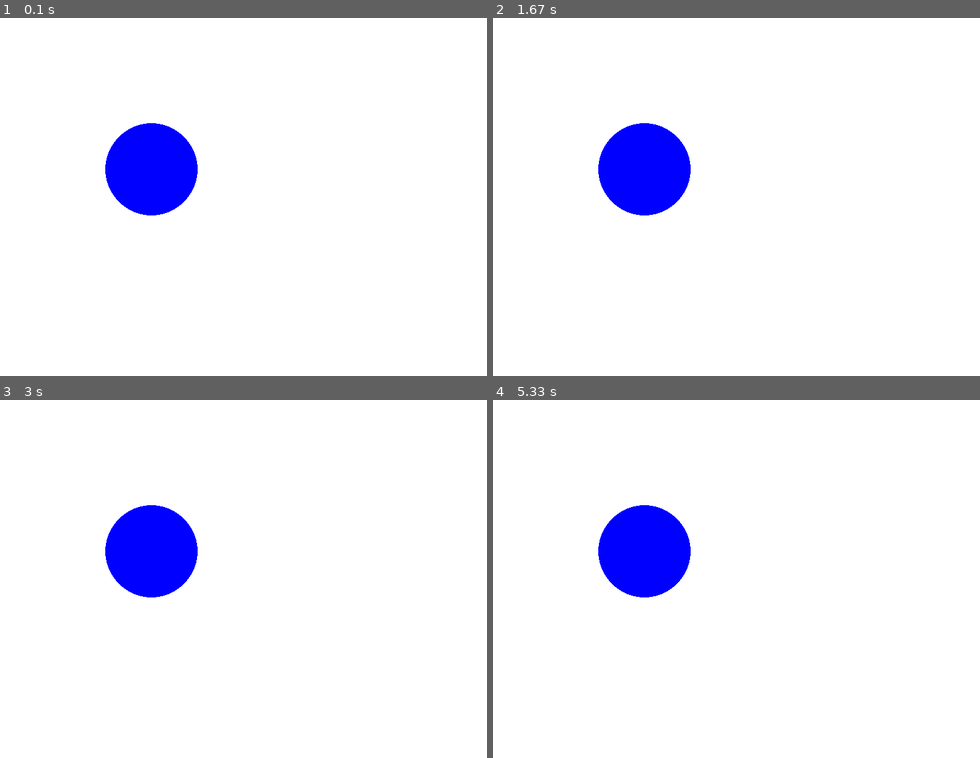
Above: before the commit, frames 1-4 (two rows, left to right).
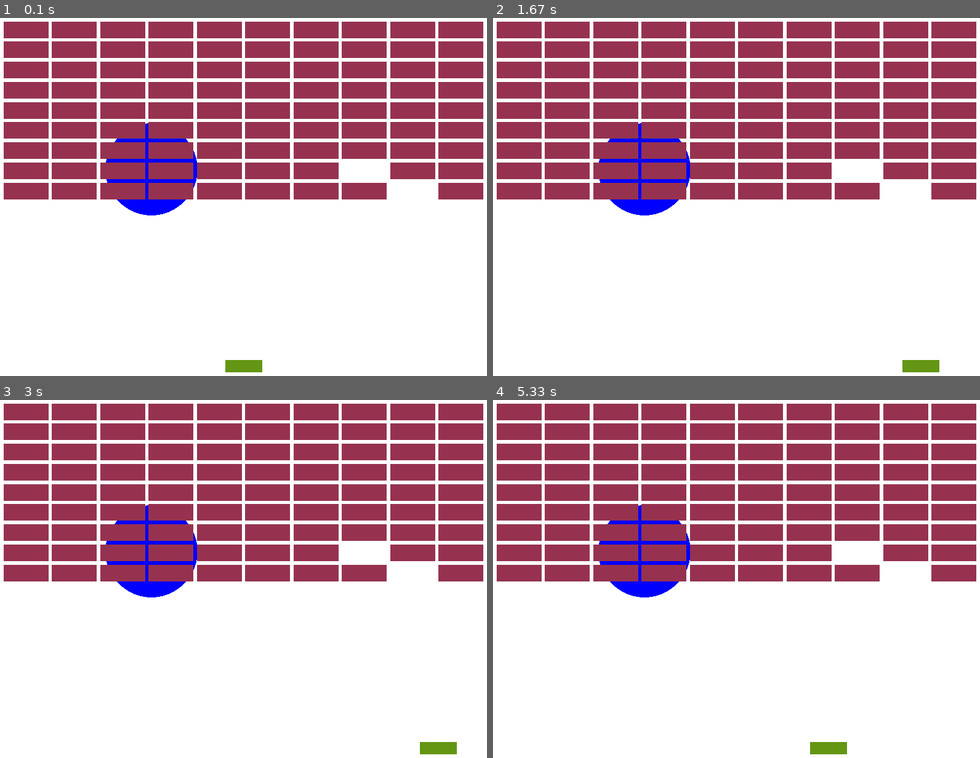
Above: after the commit, the same moments.

Repository: ppuchacz/pygame_bouncing_ball
Game: pygame game, started from main.py
Same seed, same stepped clock (60 frames per second), same inputs: the game is played once before the commit and once after it.
Inputs:
- Up to frame 1 (0.1 s): no input
- Up to frame 2 (1.67 s): hold D 0.33-0.8 s; hold D 0.83-1.3 s; hold A from 1.33 s (still down)
- Up to frame 3 (3 s): release A at 1.87 s; hold A 1.9-2.3 s; hold D 2.33-2.97 s
- Up to frame 4 (5.33 s): hold A 3-3.47 s; hold D 3.5-3.97 s; hold D 4-4.47 s; hold A 4.5-5.03 s; hold A from 5.07 s (still down)

The runs differ from the first frame. In frame 1, 38% of the frame differs, in the area x 0-100%, y 1-99%; in frame 2, 38%; in frame 3, 38%; in frame 4, 38%.

Commit message:
Complete board and add player

Diff:
--- /dev/null
+++ b/components/ball.py
@@ -0,0 +1,31 @@
+from pygame import Surface
+import pygame
+
+
+COLOR = (0, 20, 150)
+RADIOUS = 5
+
+TR = (1, -1)
+TM = (0, -1)
+TL = (-1, -1)
+BR = (1, 1)
+BM = (0, 1)
+BL = (-1, 1)
+MR = (1, 0)
+ML = (-1, 0)
+
+class Ball:
+    def __init__(self) -> None:
+        self.position = [0, 0]
+        self.direction = [0, 0]
+        self.speed = 100.0
+
+    def draw(self, surface: Surface):
+        pygame.draw.circle(surface, COLOR, self.position, RADIOUS)
+
+    def update(self):
+        self.move()
+
+    def move(self):
+        self.position[0] += self.direction[0]
+        self.position[1] += self.direction[1]
--- a/components/board.py
+++ b/components/board.py
@@ -1,21 +1,55 @@
-from utils import clone_list
+from pygame import Surface
+import pygame
+from config.level import Level
 
-WIDTH = 100
-HEIGHT = 100
-CELLS_HOTIZONTAL = 10
-CELLS_VERTICAL = 10
+WIDTH = 800
+HEIGHT = 600
 MARGIN_TOP = 10
 MARGIN_LEFT = 10
 MARGIN_RIGHT = 10
+CELL_SPACEING_V = 5
+CELL_SPACEING_H = 5
+CELL_COLOR = (150, 50, 80)
+
+
+class Cell:
+    widht: int
+    height: int
+    x: int
+    y: int
+
+    def __init__(self, widht, height, x, y) -> None:
+        self.widht = widht
+        self.height = height
+        self.x = x
+        self.y = y
+
+    def draw(self, screen: Surface):
+        pygame.draw.rect(screen, CELL_COLOR, (self.x, self.y, self.widht, self.height))
+
+
 
 class Board:
-    board = []
-    def __init__(self, level) -> None:
-        self.board = clone_list(level)
-        Board.validate_level(level)
-    def draw(self, screen):
-        for self.board
+    board: list = []
+    level: Level
 
-    def validate_level(level):
-        if not isinstance(level, list):
-            raise
+    def __init__(self, level: Level) -> None:
+        self.load_level(level)
+
+    def load_level(self, level: Level):
+        for row_nr, row in enumerate(level.data):
+            for cell_nr, cell in enumerate(row):
+                if cell == 0:
+                    continue
+                cell_count_ver = len(level.data)
+                cell_count_hor = len(row)
+                cell_width = ((level.width - level.margin_left - level.margin_right) / (cell_count_hor)) - (level.cell_spacing_h * (cell_count_hor - 1) / cell_count_hor)
+                cell_height = ((level.height - level.margin_top - level.margin_bottom) / (cell_count_ver)) - (level.cell_spacing_v * (cell_count_ver - 1) / cell_count_ver)
+                x_pos = level.margin_left + (cell_nr * (cell_width + level.cell_spacing_h))
+                y_pos = level.margin_top + (row_nr * (cell_height + level.cell_spacing_v))
+                self.board.append(Cell(cell_width, cell_height, x_pos, y_pos))
+
+
+    def draw(self, screen: Surface):
+        for cell in self.board:
+            cell.draw(screen)
--- /dev/null
+++ b/components/player.py
@@ -0,0 +1,73 @@
+from pygame import Surface
+import pygame
+
+from config.player import PlayerConfig
+
+COLOR = (100, 150, 20)
+
+
+class Player:
+    def __init__(self, config: PlayerConfig) -> None:
+        self.config = config
+        self.position = [0, 0]
+        self.size = self.config.initial_size
+        self.reset_position()
+        self.size = config.initial_size
+        self.last_update_time = pygame.time.get_ticks()
+        self.delta_time = 0.0
+
+    def on_key_up(self, code):
+        # print(code)
+        pass
+
+    def on_key_down(self, code):
+        # print(code)
+        pass
+
+    def on_key_pressed(self, code):
+        if code == pygame.K_a:
+            self.step_left()
+        if code == pygame.K_d:
+            self.step_right()
+
+    def step_left(self):
+        self.position[0] -= self.config.speed * self.get_delta_time()
+
+    def step_right(self):
+        self.position[0] += self.config.speed * self.get_delta_time()
+
+    def draw(self, surface: Surface):
+        rect = (self.get_pos_x(), self.get_pos_y(), self.get_width(), self.get_height())
+        pygame.draw.rect(surface, COLOR, rect)
+
+    def update(self):
+        self.delta_time = (pygame.time.get_ticks() - self.last_update_time) / 1000
+        self.last_update_time = pygame.time.get_ticks()
+
+    def reset_position(self):
+        plane_width = self.get_width()
+        plane_height = self.get_height()
+        center_x = (self.get_screen_size_x() - plane_width) / 2
+        bottom_pos = self.get_screen_size_y() - plane_height - self.config.bottom_margin
+        self.position = [center_x, bottom_pos]
+
+    def get_width(self):
+        return self.config.width_per_size_level * self.size
+
+    def get_height(self):
+        return self.config.height
+
+    def get_pos_x(self):
+        return self.position[0]
+
+    def get_pos_y(self):
+        return self.position[1]
+
+    def get_screen_size_x(self) -> int:
+        return self.config.screen_size[0]
+
+    def get_screen_size_y(self) -> int:
+        return self.config.screen_size[1]
+
+    def get_delta_time(self):
+        return self.delta_time
--- /dev/null
+++ b/config/level.py
@@ -0,0 +1,21 @@
+class Level:
+    width: int
+    height: int
+    margin_top: int
+    margin_right: int
+    margin_bottom: int
+    margin_left: int
+    cell_spacing_v: int
+    cell_spacing_h: int
+    data: list
+
+    def __init__(self, width: int, height: int, margin_top: int, margin_right: int, margin_bottom: int, margin_left: int, cell_spacing_v: int, cell_spacing_h: int, data: list) -> None:
+        self.width = width
+        self.height = height
+        self.margin_top = margin_top
+        self.margin_right = margin_right
+        self.margin_bottom = margin_bottom
+        self.margin_left = margin_left
+        self.cell_spacing_v = cell_spacing_v
+        self.cell_spacing_h = cell_spacing_h
+        self.data = data
--- /dev/null
+++ b/config/player.py
@@ -0,0 +1,15 @@
+class PlayerConfig:
+    screen_size: tuple
+    initial_size: int
+    width_per_size_level: int
+    bottom_margin: int
+    height: int
+    speed: float # px per sec
+
+    def __init__(self, screen_size: tuple, initial_size: int, width_per_size_level: int, bottom_margin: int, height: int, speed: float) -> None:
+        self.screen_size = screen_size
+        self.initial_size = initial_size
+        self.width_per_size_level = width_per_size_level
+        self.bottom_margin = bottom_margin
+        self.height = height
+        self.speed = speed
--- a/main.py
+++ b/main.py
@@ -1,12 +1,18 @@
 import pygame
+from components.ball import Ball
+from components.board import Board
+from components.player import Player
+from service.key_manager import KeyManager
 import settings
-import utils
 
 pygame.init()
 
 screen = pygame.display.set_mode([settings.WINDOW_WIDTH, settings.WINDOW_HEIGHT])
 
-board = utils.clone_list(settings.LEVEL)
+board = Board(settings.LEVEL)
+player = Player(settings.PLAYER)
+ball = Ball()
+key_manager = KeyManager()
 
 running = True
 while running:
@@ -14,10 +20,23 @@
     for event in pygame.event.get():
         if event.type == pygame.QUIT:
             running = False
+        if event.type == pygame.KEYDOWN:
+            key_manager.register_down(event.key)
+            player.on_key_down(event.key)
+        if event.type == pygame.KEYUP:
+            key_manager.register_up(event.key)
+            player.on_key_up(event.key)
+
+    for key in key_manager.get_pressed():
+        player.on_key_pressed(key)
 
     screen.fill((255, 255, 255))
 
+    player.update()
+
     pygame.draw.circle(screen, (0, 0, 255), (250, 250), 75)
+    board.draw(screen)
+    player.draw(screen)
 
     pygame.display.flip()
 
--- /dev/null
+++ b/service/key_manager.py
@@ -0,0 +1,13 @@
+class KeyManager:
+    def __init__(self) -> None:
+        self.keys = {}
+
+    def register_up(self, code: int):
+        if self.keys.get(code) != None:
+            self.keys.pop(code)
+
+    def register_down(self, code: int):
+        self.keys[code] = True
+
+    def get_pressed(self) -> dict:
+        return self.keys
--- a/settings.py
+++ b/settings.py
@@ -1,11 +1,39 @@
+from config.level import Level
+from config.player import PlayerConfig
+
+
 WINDOW_WIDTH = 800
 WINDOW_HEIGHT = 600
 
-CELLS_COUNT_WIDTH = 30
-CELLS_COUNT_HEGHT = 30
-
 # CELLS_
 
-LEVEL = [
+LEVEL = Level(
+    WINDOW_WIDTH,
+    WINDOW_HEIGHT,
+    10,
+    10,
+    300,
+    10,
+    5,
+    5,
+    [
+        [1, 1, 1, 1, 1, 1, 1, 1, 1, 1],
+        [1, 1, 1, 1, 1, 1, 1, 1, 1, 1],
+        [1, 1, 1, 1, 1, 1, 1, 1, 1, 1],
+        [1, 1, 1, 1, 1, 1, 1, 1, 1, 1],
+        [1, 1, 1, 1, 1, 1, 1, 1, 1, 1],
+        [1, 1, 1, 1, 1, 1, 1, 1, 1, 1],
+        [1, 1, 1, 1, 1, 1, 1, 1, 1, 1],
+        [1, 1, 1, 1, 1, 1, 1, 0, 1, 1],
+        [1, 1, 1, 1, 1, 1, 1, 1, 0, 1],
+    ]
+)
 
-]
+PLAYER = PlayerConfig(
+    (WINDOW_WIDTH, WINDOW_HEIGHT),
+    2,
+    30,
+    20,
+    20,
+    500.0
+)
Empty file added: config/__init__.py
